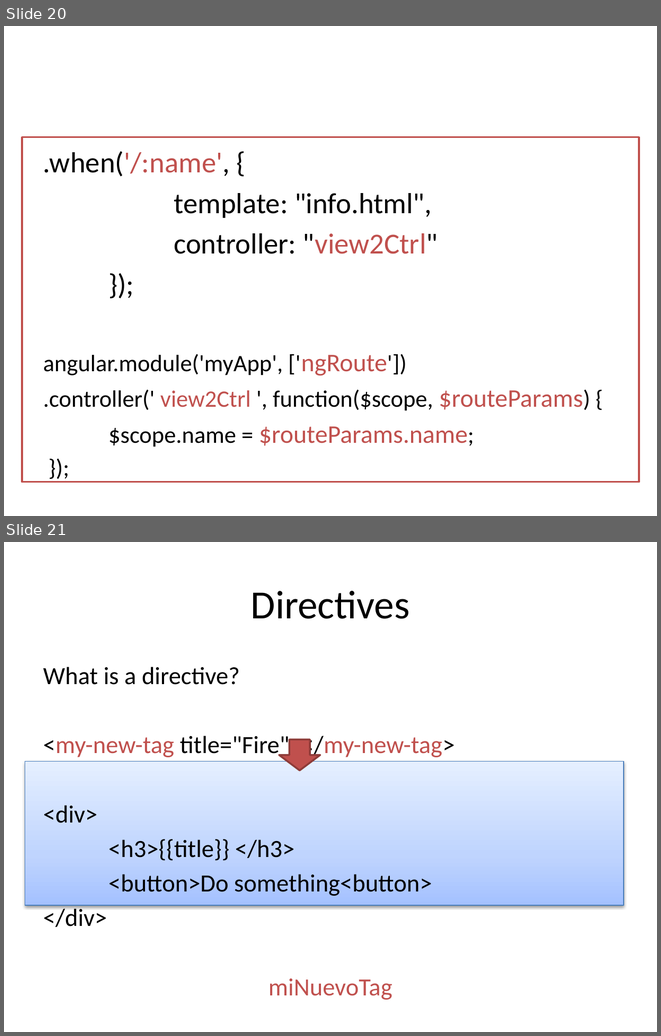
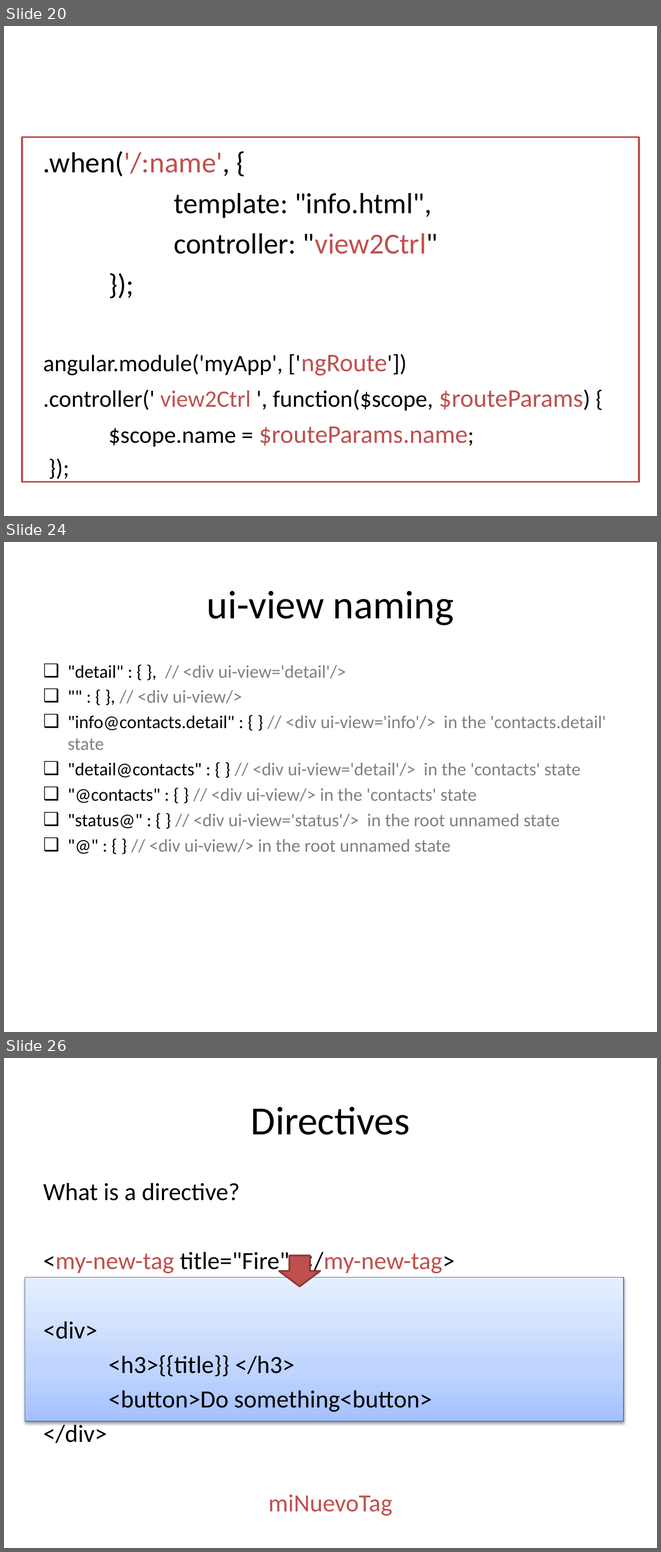
Before and after one commit to lhkingkong/angularjs-taller, a slide deck: material/AngularJS Taller.pptx. Shown one above the other, each under a label of ours: slides 20 and 21 before the commit, slides 20, 24 and 26 after it; the slides between them are not shown. The pictures are 661x1036 and 661x1552 pixels, drawn with LibreOffice and Linux fonts; fonts in the diff are those of the drawing. Boxes give left, top, right and bottom in pixels: in the first picture for what was removed or moved away, otherwise in the second. Text is boxed around its words. In the diff, an @@ line names an element or a change of style, - is before the commit and + after.

```diff
--- a/material/AngularJS Taller.pptx
+++ b/material/AngularJS Taller.pptx
@@ slide 24 added at <box>4,542,657,1032</box>, background #FFFFFF @@
@@ title added at <box>207,591,454,625</box>, 44 pt, text #000000 @@
+ui-view naming
@@ text added at <box>68,665,606,853</box>, 20 pt, text #808080 @@
+❑ "detail" : { }, // <div ui-view='detail'/>
+❑ "" : { }, // <div ui-view/>
+❑ "info@contacts.detail" : { } // <div ui-view='info'/> in the 'contacts.detail' state
+❑ "detail@contacts" : { } // <div ui-view='detail'/> in the 'contacts' state
+❑ "@contacts" : { } // <div ui-view/> in the 'contacts' state
+❑ "status@" : { } // <div ui-view='status'/> in the root unnamed state
+❑ "@" : { } // <div ui-view/> in the root unnamed state
@@ what was slide 21 is now slide 26 @@
```
Also in this commit, not shown: 7 slides changed, 9 other slides added, 32 other files.
